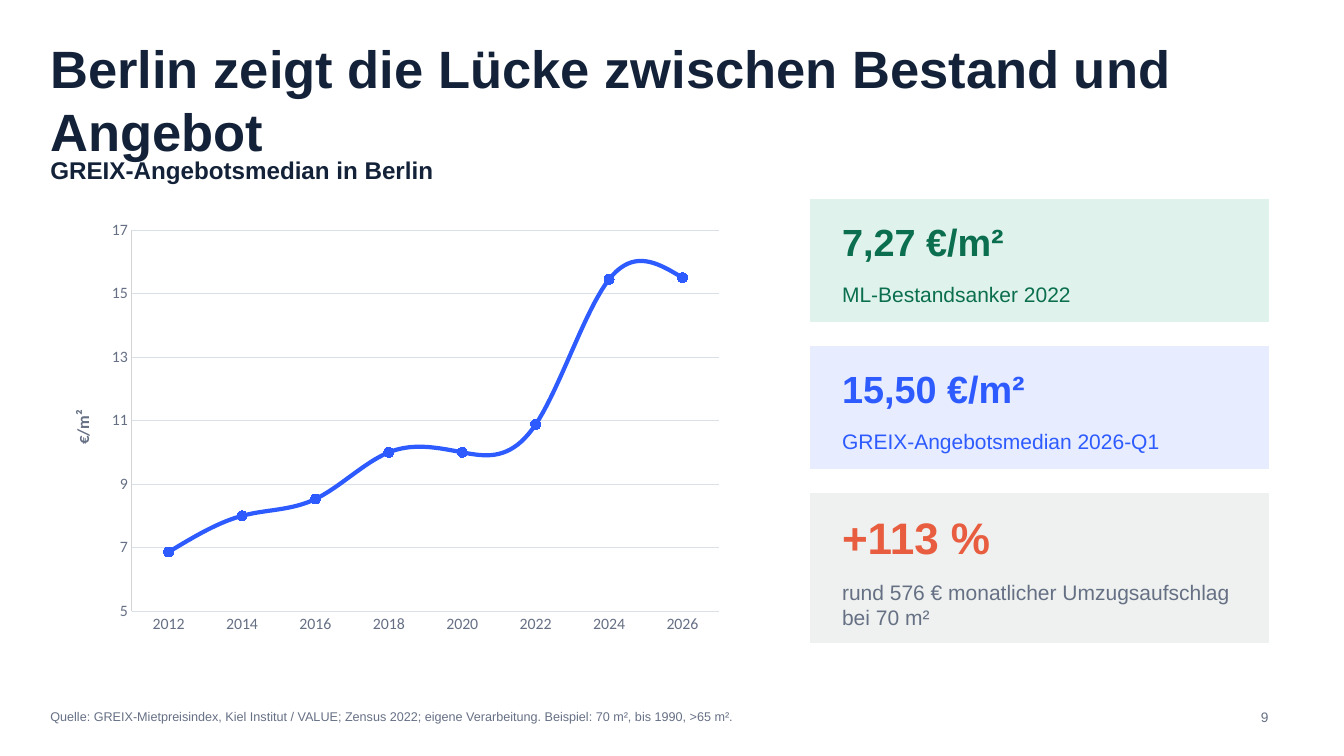
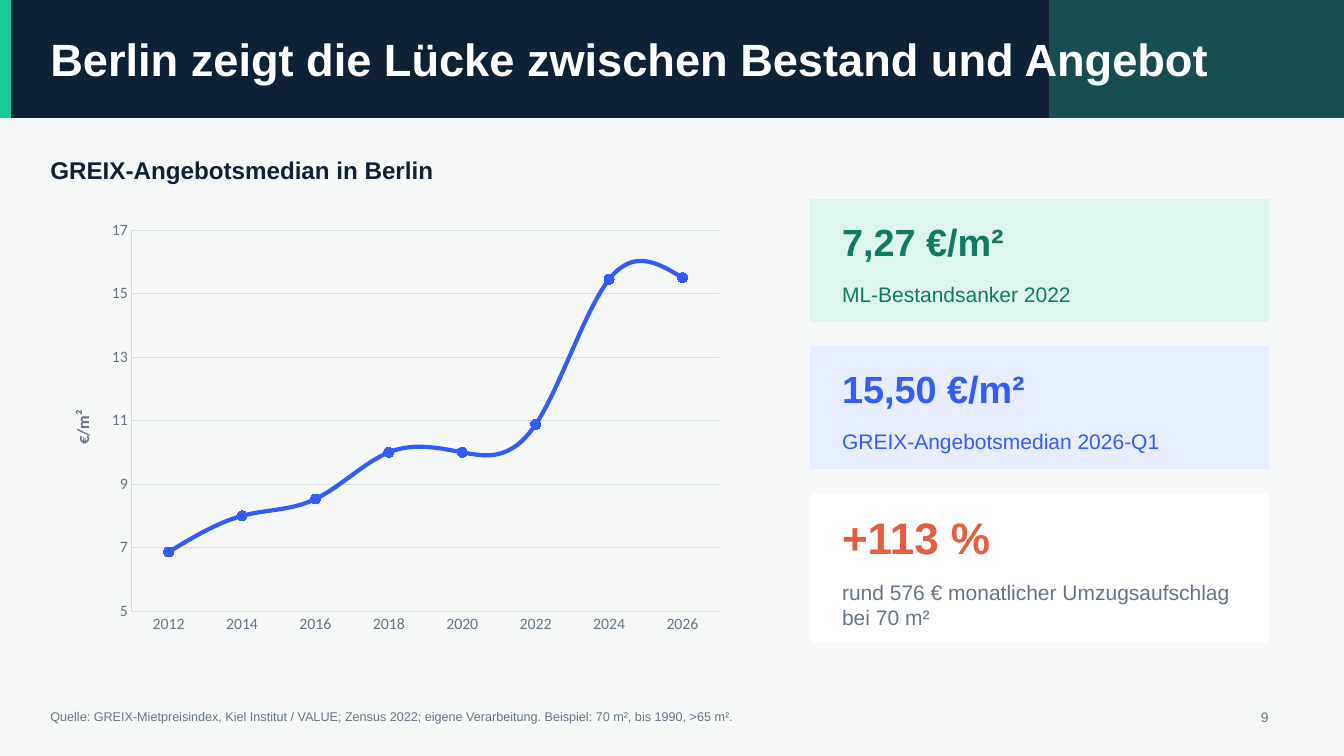
Before and after one commit to neleknaak-31/MietCheck, a slide deck: slide 9 of deliverables/MietCheck_Praesentation.pptx. Drawn at 1344x756 pixels with LibreOffice and Linux fonts; fonts in the diff are those of the drawing. Boxes give left, top, right and bottom in pixels: in the first picture for what was removed or moved away, otherwise in the second. Text is boxed around its words. In the diff, an @@ line names an element or a change of style, - is before the commit and + after.

```diff
--- a/deliverables/MietCheck_Praesentation.pptx
+++ b/deliverables/MietCheck_Praesentation.pptx
@@ background #FFFFFF to #F7F9F8 @@
@@ rectangle added at box(0, 0, 1344, 118), fill #0F2134, outline #0F2134 0 pt @@
@@ rectangle added at box(0, 0, 10, 118), fill #19C99A, outline #19C99A 0 pt @@
@@ rectangle added at box(1051, 0, 1344, 118), fill #174F50, outline #174F50 0 pt @@
@@ text "Berlin zeigt die Lücke zwischen ..." at box(50, 41, 1208, 85): size 37.5 to 32.2 pt, text colour #132238 to #FFFFFF @@
@@ text "GREIX-Angebotsmedian in Berlin" at box(50, 161, 433, 184): text colour #132238 to #102138 @@
@@ rectangle at box(811, 200, 1268, 322): fill #DFF3EC to #DDF5ED; outline #DFF3EC 0 pt to #DDF5ED 0 pt @@
@@ text "7,27 €/m²" at box(842, 228, 1004, 262): text colour #0B6E4F to #0F7B62 @@
@@ text "ML-Bestandsanker 2022" at box(842, 286, 1071, 302): text colour #0B6E4F to #0F7B62 @@
@@ rectangle at box(811, 494, 1268, 643): fill #EEF1EF to #FFFFFF; outline #EEF1EF 0 pt to #FFFFFF 0 pt @@
@@ text "rund 576 € monatlicher Umzugsaufschlag ..." at box(842, 585, 1229, 625): text colour #667085 to #667587 @@
```
Also in this commit, not shown: 13 other slides changed, 16 other files.
